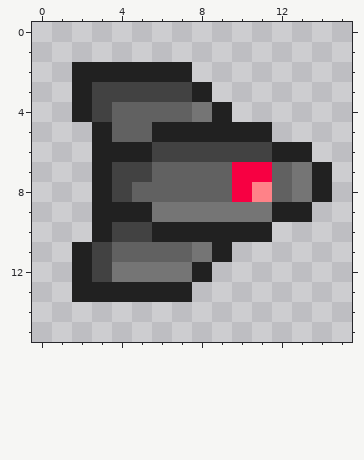
Pixel-art sprite, stored at resources/sprites/enemy.png. That is the earlier state.
The file is 160x160 pixels, drawn in blocks of 10x10; one block is one cell here.
After:
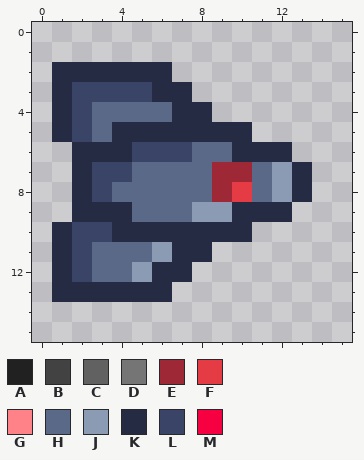
Palette (. is transparent): A #212121  B #424242  C #616161  D #757575  E #9e2835  F #e43b44  G #ff8288  H #5a6988  J #8b9bb4  K #262b44  L #3a4466  M #f70042
Change:
Changed rows in their new state; - is an unchanged pixel.
first column x 1:
 2 KKKKKK.-------
 3 KLLLLKK.------
 4 KLHHHHKK.-----
 5 KLHKKKKKKK.---
 6 -KKKLLLHHKKK.-
 7 -KLLHHHHEEHJK.
 8 -KLHHHHHEFHJK.
 9 -KKKHHHJJKKK.-
10 KLLKKKKKKK.---
11 KLHHHJKK.-----
12 KLHHJKK.------
13 KKKKKK.-------
Changed places in both pictures, as pixel boxes (x1, y1, x2, y2):
changed: (52, 62, 332, 302)
